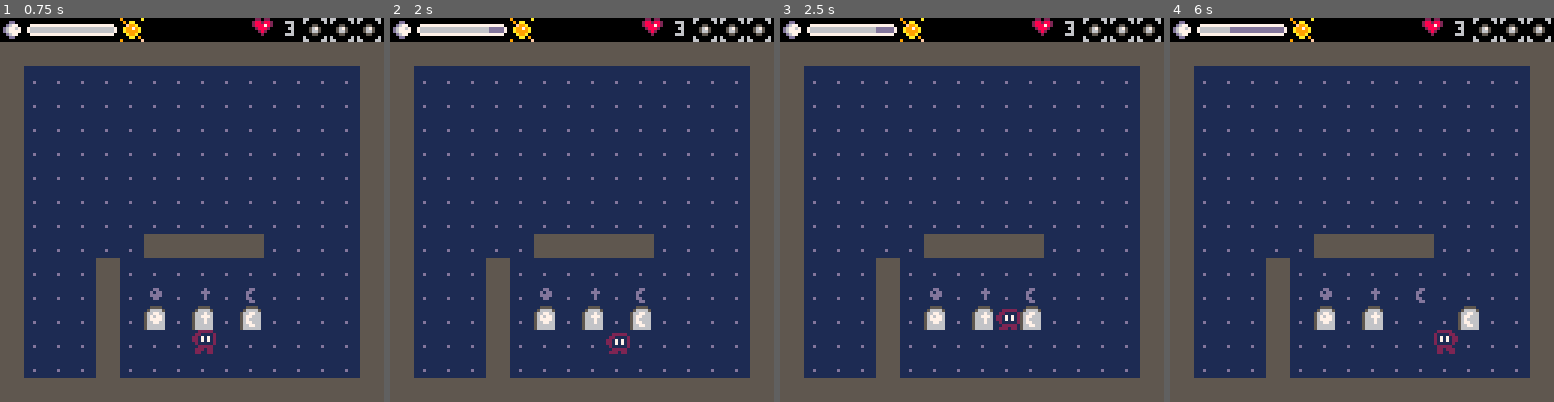
Above: before the commit, frames 1-4 (left to right).
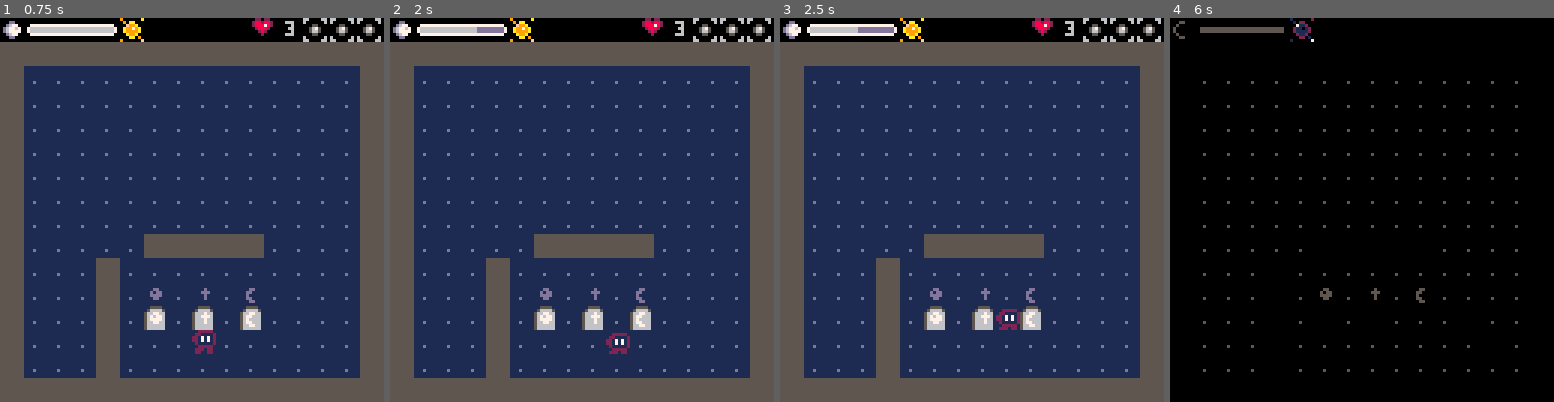
Above: after the commit, the same moments.

Repository: jeffersonrpn/turno-da-meia-noite
Game: PICO-8 cartridge midnightshift.p8
The game is run twice, just before and just after one commit, with the same random seed, the same clock (stepped at 60 frames per second) and the same inputs.
Inputs:
- Up to frame 1 (0.75 s): tap X (X key) at 0.33 s; tap O (Z key) at 0.7 s
- Up to frame 2 (2 s): tap X (X key) at 1.07, 1.85 s; hold Right from 1.6 s (still down); tap O (Z key) at 1.7 s
- Up to frame 3 (2.5 s): release Right at 2.1 s; tap O (Z key) at 2.1 s; hold Up 2.15-2.42 s; hold Right from 2.47 s (still down)
- Up to frame 4 (6 s): tap O (Z key) every 0.4 s from 2.5 to 5.7 s; tap X (X key) at 2.97, 4.08, 5.2 s; release Right at 3.03 s; hold Left 3.08-3.58 s; hold Down 3.63-3.97 s; hold Right 4.02-4.68 s; hold Up 4.73-5.03 s; hold Left 5.08-5.68 s; hold Down from 5.73 s (still down)

Frame 1 is identical in both runs. In frame 2, less than 0.1% of the frame differs, in the area x 22-26%, y 2-4%; in frame 3, less than 0.1%; in frame 4, 95%, in the area x 0-100%, y 0-100%.

Commit message:
Cria estado de morte (fade)

Diff:
--- a/midnightshift.p8
+++ b/midnightshift.p8
@@ -58,7 +58,7 @@
   {
     map_x = 0,
     map_y = 0,
-    time = 4,
+    time = 2,
     tombs = {
       {6, 12, 18, 5},
       {8, 12, 19, 6},
@@ -357,13 +357,7 @@
 
 function on_time_over()
   p_lives -= 1
-  if p_lives <= 0 then
-    gameover_init()
-    return
-  end
-
-  -- reinicia a fase atual
-  game_init()
+  morte_init()
 end
 
 function reset_run()
@@ -483,6 +473,47 @@
   print("parabens!", 48, 48, 7)
   print("voce completou todas as fases!", 8, 64, 6)
   print("pressione x para voltar ao menu", 16, 90, 13)
+end
+-->8
+-- morte
+
+function morte_init()
+  death_timer = 0
+  death_waiting = 30
+  fade_level = 0
+  set_state(morte_update, morte_draw)
+end
+
+function morte_update()
+  death_timer += 1
+
+  if death_timer > death_waiting then
+    fade_level += 1
+    if fade_level <= 15 then
+      apply_fade()
+    else
+      pal()
+      if p_lives <= 0 then
+        gameover_init()
+        return
+      end
+      game_init()
+    end
+  end
+end
+
+function morte_draw()
+  -- desenha a cena (ultimo frame antes da morte)
+  draw_game()
+  draw_hud()
+  apply_fade(1)
+  print(death_timer, 0, 120)
+end
+
+function apply_fade()
+ for c = 0, 15 do
+   pal(c, max(0, c - fade_level), 1)
+ end
 end
 __gfx__
 000000001111111155555555111111111111111111111111111111110dddddddddddddddddddddd011111111000000009000000a002202201111111111000011
@@ -501,14 +532,22 @@
 0022222002111112566776605666766056776660111dd1111111d11111dd111111111111111111110d6d66d00077777777777777777777001111111111111011
 02221220002222205666666056666660566776601111111111111111111dd11111111111111111110dddddd00000000000000000000000001111111111111111
 022112200222122056666660566666605666666011111111111111111111111111111111111111110d66d6d00000000000000000000000001111111111111111
-001111000011110066000066660000666600006666000066660000666600006600000000000000000d66d66dd666d6d000000000000000000000000000000000
-016677110166771160000006600000066000000660000006600000066000000600000000000000000d666666666666d000000000000000000000000000000000
-166777711667777100055000000220000002200000022000000220000002200000000000000000000d777777777777d000000000000000000000000000000000
-1670707116707071005675000028e200002882000028820000278200002872000000000000000000056d666666d6665000000000000000000000000000000000
-1670707116707071005665000028820000287200002782000028820000288200000000000000000005dddddddddddd5000000000000000000000000000000000
-16777671167777710005500000022000000220000002200000022000000220000000000000000000056666d666666d5000000000000000000000000000000000
-16716161161616616000000660000006600000066000000660000006600000060000000000000000055555555555555000000000000000000000000000000000
-01101010010101106600006666000066660000666600006666000066660000660000000000000000000000000000000000000000000000000000000000000000
+001111000011110066000066660000666600006666000066660000666600006600000000000000000d66d66dd666d6d000000000000000000000000010301301
+016677110166771160000006600000066000000660000006600000066000000600000000000000000d666666666666d000000000000000000000000010030301
+166777711667777100055000000220000002200000022000000220000002200000000000000000000d777777777777d000000000000000000000000011030303
+1670707116707071005675000028e200002882000028820000278200002872000000000000000000056d666666d6665000000000000000000000000003133303
+1670707116707071005665000028820000287200002782000028820000288200000000000000000005dddddddddddd5000000000000000000000000010335530
+16777671167777710005500000022000000220000002200000022000000220000000000000000000056666d666666d5000000000000000000000000010353301
+16716161161616616000000660000006600000066000000660000006600000060000000000000000055555555555555000000000000000000000000011033011
+011010100101011066000066660000666600006666000066660000666600006600000000000000000000000000000000000000000000000000000000110dd011
+0000000000000000000000000000000000000000000000000000000000000000000000000000000000000000000000000000000000000000000000001404d441
+0000000000000000000000000000000000000000000000000000000000000000000000000000000000000000000000000000000000000000000000004d4d4dd4
+00000000000000000000000000000000000000000000000000000000000000000000000000000000000000000000000000000000000000000000000011111111
+00000000000000000000000000000000000000000000000000000000000000000000000000000000000000000000000000000000000000000000000011111111
+00000000000000000000000000000000000000000000000000000000000000000000000000000000000000000000000000000000000000000000000011111111
+00000000000000000000000000000000000000000000000000000000000000000000000000000000000000000000000000000000000000000000000011111111
+00000000000000000000000000000000000000000000000000000000000000000000000000000000000000000000000000000000000000000000000011111111
+00000000000000000000000000000000000000000000000000000000000000000000000000000000000000000000000000000000000000000000000011111111
 __gff__
 0000010000000001010100000000010000000202022040800000010000000000000000000000000000000101000000000000000000000000000000000000000000000000000000000000000000000000000000000000000000000000000000000000000000000000000000000000000000000000000000000000000000000000
 0000000000000000000000000000000000000000000000000000000000000000000000000000000000000000000000000000000000000000000000000000000000000000000000000000000000000000000000000000000000000000000000000000000000000000000000000000000000000000000000000000000000000000
